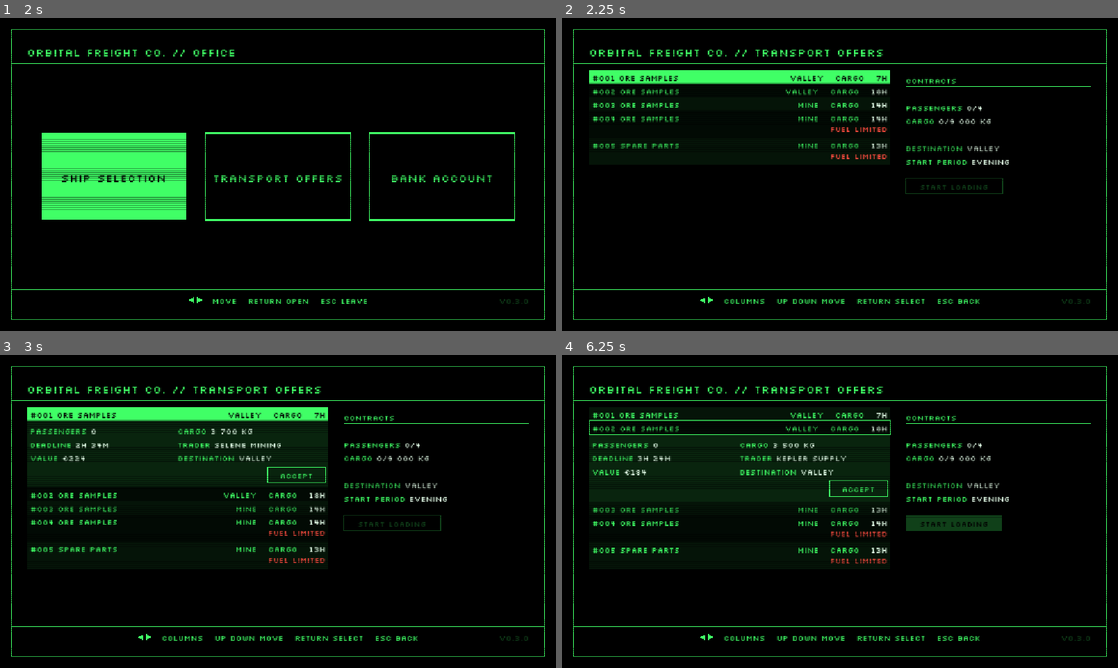
Above: before the commit, frames 1-4 (two rows, left to right).
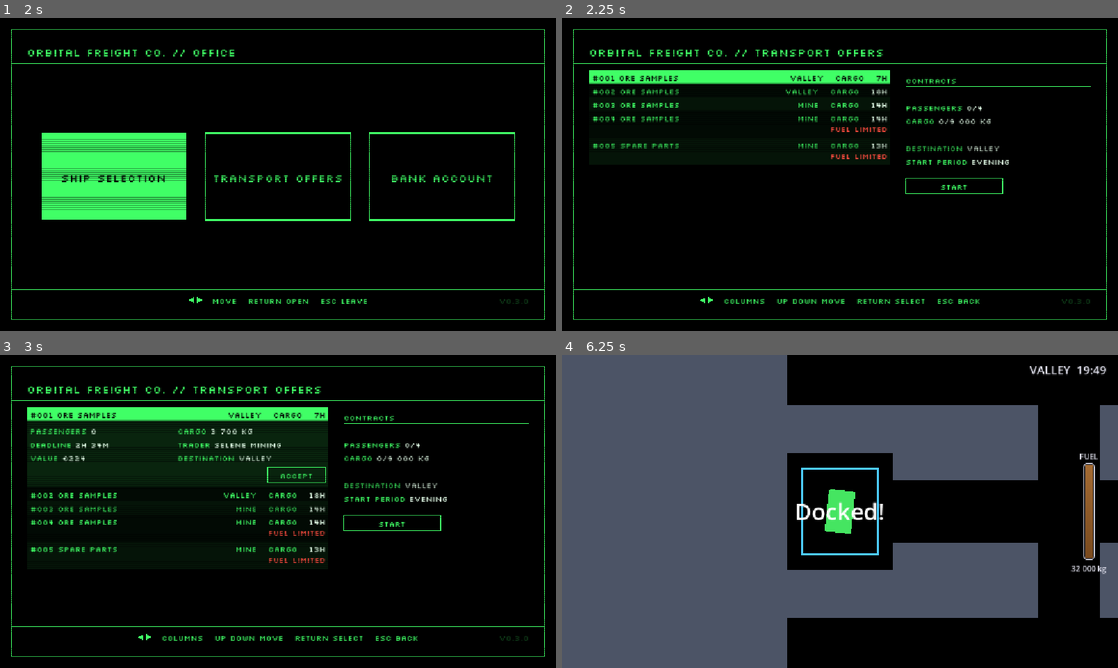
Above: after the commit, the same moments.

Repository: pkopczynski/lunar-lander
Game: Godot game, scene res://main.tscn
Two runs of this game, one before a commit and one after it. Both use one fixed random seed, a clock stepped at 60 frames per second and the inputs below.
Inputs (mouse positions are in pixels of both pictures, inside the frame that each line leads up to):
- Up to frame 1 (2 s): tap Enter (ui_accept) at 0.5, 1.35, 1.52, 1.82 s; move the mouse to (400, 158) at 0.52 s; hold Right (ui_right) 0.53-1.28 s; hold Enter (ui_accept) 0.53-1.28 s; click (400, 158) at 0.67 s; move the mouse to (166, 190) at 1.27 s; hold Down (ui_down) from 1.28 s (still down)
- Up to frame 2 (2.25 s): move the mouse to (895, 105) at 2.02 s; release Down (ui_down) at 2.03 s; hold Right (ui_right) from 2.03 s (still down); hold Enter (ui_accept) from 2.03 s (still down)
- Up to frame 3 (3 s): tap R (restart) at 2.75 s; move the mouse to (250, 574) at 2.77 s; release Right (ui_right) at 2.78 s; release Enter (ui_accept) at 2.78 s; hold Up (ui_up) from 2.78 s (still down); tap Enter (ui_accept) at 2.85 s; click (250, 574) at 2.92 s
- Up to frame 4 (6.25 s): tap Enter (ui_accept) at 3.02, 3.32, 4.35, 4.52, 4.82, 5.85, 6.02 s; move the mouse to (1006, 558) at 3.52 s; release Up (ui_up) at 3.53 s; hold Enter (ui_accept) 3.53-4.28 s; hold Left (ui_left) 3.53-5.03 s; tap Escape (ui_cancel) at 4.15 s; move the mouse to (673, 464) at 4.27 s; move the mouse to (867, 511) at 5.02 s; hold Down (ui_down) 5.03-5.78 s; hold Enter (ui_accept) 5.03-5.78 s; click (867, 511) at 5.17 s; move the mouse to (756, 433) at 5.77 s; hold Right (ui_right) from 5.78 s (still down)

Frame 1 is identical in both runs. In frame 2, 0.2% of the frame differs, in the area x 61-80%, y 51-57%; in frame 3, 0.2%; in frame 4, 67%, in the area x 0-100%, y 0-100%.

Commit message:
feat: fly free with no Contracts: START takes you to any destination and start period
Without Contracts the Transport offers button reads START and is enabled. It
moves the surface to the chosen destination, re-rolls the local time within
the chosen start period and releases the Docked ship, with nothing to load,
no deadline and no fuel cap.

Co-Authored-By: Claude Opus 5.5 <noreply@anthropic.com>

Diff:
--- a/office.gd
+++ b/office.gd
@@ -234,14 +234,19 @@
 		after_closing.call())
 
 
-# Loading starts over the flight view once the Terminal is off, and the mission starts at the
-# chosen destination in the chosen start period: the local time is re-rolled within it every time.
-func start_loading() -> void:
+# Once the Terminal is off, the mission starts at the chosen destination in the chosen start
+# period: the local time is re-rolled within it every time. With Contracts, loading starts over
+# the flight view; without, it's a free flight: the ship is released, free to undock at once.
+func start_mission() -> void:
 	var destination := transport_offers.destination
 	var period := transport_offers.start_period
+	var free_flight := economy.contracts.is_empty()
 	power_off(func() -> void:
 		clock.start_mission(destination, period)
-		economy.start_loading())
+		if free_flight:
+			lander.release()
+		else:
+			economy.start_loading())
 
 
 func power_to(target: float, done := Callable()) -> void:
--- a/tests/test_contracts.gd
+++ b/tests/test_contracts.gd
@@ -106,12 +106,12 @@
 	await open_transport_offers()
 	check(offers().summary() == PackedStringArray(["PASSENGERS 0/4", "CARGO 0/7 000 KG"]),
 		"an empty Sparrow's summary, got %s" % offers().summary())
-	check(not offers().start_loading_enabled(), "START LOADING should be disabled with no Contracts")
+	check(offers().start_text() == "START", "with no Contracts the button should read START")
 	await accept(offer)
 	check(offers().summary() == PackedStringArray(["PASSENGERS 3/4", "CARGO 2 500/6 760 KG",
 		"DELIVER WITHIN 3H 00M", "TOTAL VALUE €420"]),
 		"the summary should count the Contract, got %s" % offers().summary())
-	check(offers().start_loading_enabled(), "START LOADING should be enabled with a Contract")
+	check(offers().start_text() == "START LOADING", "with a Contract the button should read START LOADING")
 
 
 func test_the_summary_warns_fuel_limited_when_the_load_leaves_less_room_than_a_full_tank() -> void:
@@ -160,9 +160,6 @@
 	await select_row(2)
 	await press(&"ui_right")
 	check(offers().focus == TransportOffersScreen.Column.CONTRACTS, "Right should move focus to the Contracts column")
-	await press(&"ui_accept")
-	check(office().showing and office().screen == Office.Screen.TRANSPORT_OFFERS,
-		"START LOADING with no Contracts should do nothing")
 	await press(&"ui_down")
 	await press(&"ui_left")
 	check(offers().focus == TransportOffersScreen.Column.OFFERS, "Left should move focus back to the offers")
--- /dev/null
+++ b/tests/test_free_flight.gd
@@ -0,0 +1,87 @@
+extends "res://tests/scene_test.gd"
+# A free flight: START with no Contracts goes to the chosen destination and start period, with
+# nothing to load or deliver.
+
+
+func test_the_button_reads_start_without_contracts_and_start_loading_with_them() -> void:
+	var offer := known_offer(1, 0.0)
+	economy().put_offer(offer)
+	await open_transport_offers()
+	check(offers().start_text() == "START", "with no Contracts the button should read START, got %s" % offers().start_text())
+	await accept(offer)
+	check(offers().start_text() == "START LOADING",
+		"with a Contract the button should read START LOADING, got %s" % offers().start_text())
+
+
+func shown_hour() -> int:
+	return hud().clock_text().get_slice("  ", 1).get_slice(":", 0).to_int()
+
+
+# With no Contracts, sets DESTINATION and START PERIOD on the Transport offers screen, presses
+# START and waits for the Terminal to power off. Opens Transport offers from the main screen.
+func start_free_flight(destination: Location, period: String) -> void:
+	await open_transport_offers()
+	await press(&"ui_right")
+	check(offers().start_text() == "START", "with no Contracts the button should read START")
+	await press(&"ui_up")
+	for i in PlanetClock.StartPeriod.size():
+		if offers().mission_lines()[1] == "START PERIOD " + period:
+			break
+		await press(&"ui_accept")
+	await press(&"ui_up")
+	for i in Location.ALL.size():
+		if offers().mission_lines()[0] == "DESTINATION " + destination.name:
+			break
+		await press(&"ui_accept")
+	check(offers().mission_lines() == PackedStringArray(["DESTINATION " + destination.name, "START PERIOD " + period]),
+		"the mission rows should read %s %s, got %s" % [destination.name, period, offers().mission_lines()])
+	await press(&"ui_down")
+	await press(&"ui_down")
+	await press(&"ui_accept")
+	await wait_for_terminal()
+	check(not office().showing, "START should power the Terminal off")
+
+
+func test_start_moves_the_surface_to_the_destination_and_sets_the_time_within_the_period() -> void:
+	clock().reseed(3)
+	clock().minutes = 20 * 60.5
+	await start_free_flight(Location.MINE, "MORNING")
+	check(clock().location == Location.MINE and world().location == Location.MINE,
+		"START should move the surface to the Mine, at %s" % clock().location.name)
+	check(hud().clock_text().begins_with("MINE  "), "the HUD should name the Mine, got '%s'" % hud().clock_text())
+	check(shown_hour() >= 6 and shown_hour() <= 11,
+		"START in the Morning should set the time within it, got '%s'" % hud().clock_text())
+
+
+func test_after_start_the_ship_is_docked_and_up_undocks_it_at_once() -> void:
+	# Entering the Office after docking holds the ship; START releases it.
+	await choose_ship()
+	await dock_in_spot()
+	await press(&"ui_left")
+	await press(&"ui_accept")
+	await wait_for_terminal()
+	check(office().showing and lander().held, "Yes on ENTER THE OFFICE? should open the Office, the ship held")
+	await start_free_flight(Location.VALLEY, "DAY")
+	check(lander().state == Lander.State.DOCKED, "after START the ship should still be Docked")
+	check(not lander().held, "after START the ship should be released")
+	check(economy().phase == Economy.Phase.NONE, "a free flight shouldn't load anything")
+	check(message() == "Docked!" or message() == "Docked!\nRefueling…", "nothing should be loading, got %s" % message())
+	await hold(&"ui_up")
+	await seconds(0.3)
+	await release(&"ui_up")
+	check(lander().state == Lander.State.FLYING, "Up should undock the ship at once after START")
+
+
+func test_a_free_flight_has_no_deadline_and_lands_plainly_then_docks_as_usual() -> void:
+	await start_free_flight(Location.MINE, "EVENING")
+	check(hud().delivery_text() == "", "a free flight should show no deadline, got '%s'" % hud().delivery_text())
+	check(lander().fuel_cap() == lander().ship_type.tank, "a free flight should have no fuel cap")
+	place(Vector2(pad_x(), world().location.ground_y - 28.0), Vector2(0, 20))
+	await seconds(4.0)
+	check(lander().state == Lander.State.LANDED, "the ship should land on the Mine's pad")
+	check(economy().phase == Economy.Phase.NONE, "landing on a free flight shouldn't unload")
+	check(message() == "Landed!" or message() == "Landed!\nRefueling…",
+		"landing should be a plain Landed, got %s" % message())
+	check(hud().delivery_text() == "", "no deadline should show after landing, got '%s'" % hud().delivery_text())
+	await dock_in_spot()
+	check(office().popup == Office.PopupKind.ENTER_OFFICE, "docking again should ask ENTER THE OFFICE?")
--- a/tests/test_remove_contract.gd
+++ b/tests/test_remove_contract.gd
@@ -171,7 +171,7 @@
 		"one new offer should arrive once fewer than 7 are listed, lists %s" % offers().rows())
 
 
-func test_removing_the_last_contract_dims_start_loading() -> void:
+func test_removing_the_last_contract_turns_start_loading_into_start() -> void:
 	var offer := known_offer(1, 0.0)
 	await accept_and_focus_contracts([offer])
 	await up_to_last_contract()
@@ -179,7 +179,5 @@
 	await press(&"ui_left")
 	await press(&"ui_accept")
 	check(economy().contracts.is_empty(), "Yes should remove the Contract")
-	check(not offers().start_loading_enabled(), "START LOADING should dim with no Contracts")
-	check(offers().on_start_loading(), "the cursor should be on START LOADING")
-	await press(&"ui_accept")
-	check(office().showing and economy().phase == Economy.Phase.NONE, "START LOADING should do nothing")
+	check(offers().start_text() == "START", "with no Contracts left the button should read START")
+	check(offers().on_start_loading(), "the cursor should be on the button")
--- a/transport_offers_screen.gd
+++ b/transport_offers_screen.gd
@@ -29,6 +29,7 @@
 const FUEL_LIMITED_LABEL := "FUEL LIMITED:"
 const FUEL_LIMITED_NOTE := "FUEL LIMITED"
 const START_LOADING_TEXT := "START LOADING"
+const START_TEXT := "START"
 const DESTINATION_LABEL := "DESTINATION"
 const START_PERIOD_LABEL := "START PERIOD"
 const REMOVE_TEXT := "X"
@@ -120,8 +121,8 @@
 			office.show_popup(Office.PopupKind.REMOVE_CONTRACT, Office.Choice.NO)
 		elif on_mission_row():
 			cycle_mission_row(selected_mission_row())
-		elif start_loading_enabled():
-			office.start_loading()
+		else:
+			office.start_mission()
 	else:
 		return false
 	return true
@@ -346,8 +347,9 @@
 	return ship.fuel_cap_for(load_mass) < ship.ship_type.tank
 
 
-func start_loading_enabled() -> bool:
-	return not economy.contracts.is_empty()
+# The button under the mission rows: START LOADING with Contracts, START (a free flight) without.
+func start_text() -> String:
+	return START_TEXT if economy.contracts.is_empty() else START_LOADING_TEXT
 
 
 # Two masses as 2 500/8 000 KG.
@@ -437,7 +439,7 @@
 
 
 # CONTRACTS and its list (each with a plain X at its right end), the summary, the mission rows
-# (green label, white value), then START LOADING (dimmed while there are no Contracts); the
+# (green label, white value), then START LOADING (START without Contracts); the
 # row or button under the cursor is inverted.
 func draw_contracts(area: Rect2) -> void:
 	var y := area.position.y
@@ -471,14 +473,13 @@
 		office.draw_label_value(mission_label(row), mission_value(row), Vector2(area.position.x, y), Office.TEXT_SIZE,
 			area.size.x, Office.BLACK if selected else Office.GREEN, Office.BLACK if selected else Office.WHITE)
 	var button := Rect2(Vector2(area.position.x, y + ROW_HEIGHT), START_LOADING_SIZE)
-	var lit := Office.GREEN if start_loading_enabled() else Office.DIM_GREEN
 	focused = on_start_loading()
 	if focused:
-		office.terminal.draw_rect(button, lit)
+		office.terminal.draw_rect(button, Office.GREEN)
 	else:
-		office.terminal.draw_rect(button, lit, false, Office.LINE_WIDTH)
-	office.draw_text(START_LOADING_TEXT, Vector2(button.position.x, button.get_center().y + Office.TEXT_SIZE / 2.0),
-		Office.TEXT_SIZE, button.size.x, HORIZONTAL_ALIGNMENT_CENTER, Office.BLACK if focused else lit)
+		office.terminal.draw_rect(button, Office.GREEN, false, Office.LINE_WIDTH)
+	office.draw_text(start_text(), Vector2(button.position.x, button.get_center().y + Office.TEXT_SIZE / 2.0),
+		Office.TEXT_SIZE, button.size.x, HORIZONTAL_ALIGNMENT_CENTER, Office.BLACK if focused else Office.GREEN)
 
 
 # The whole Contracts column row at baseline y inverted, like a selected offer, its text sharing
